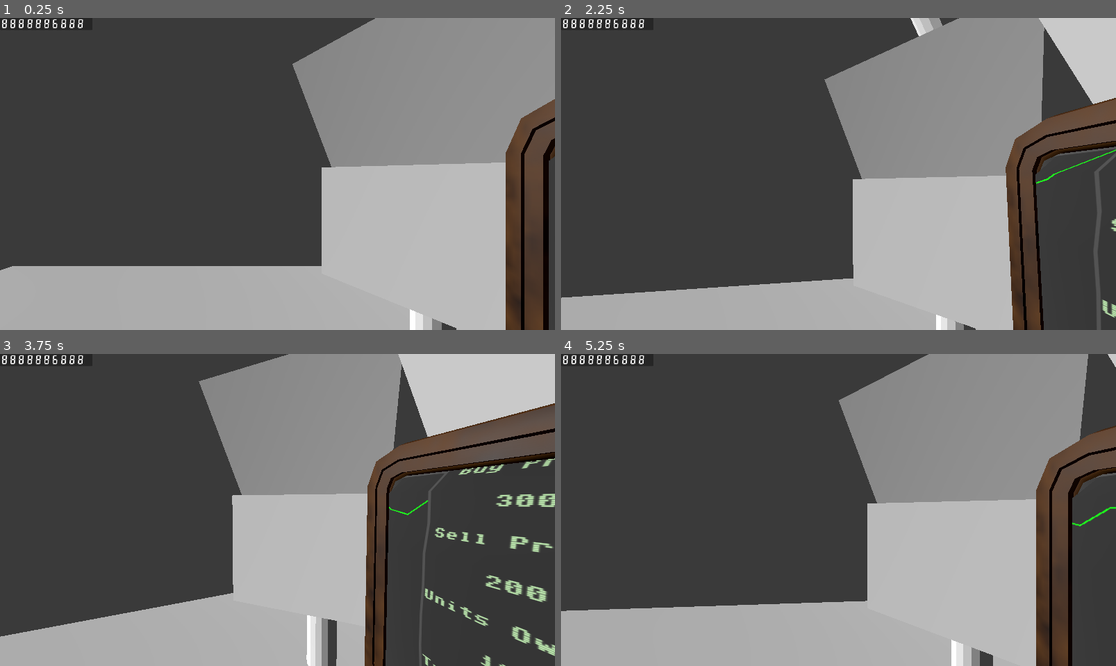
Above: before the commit, frames 1-4 (two rows, left to right).
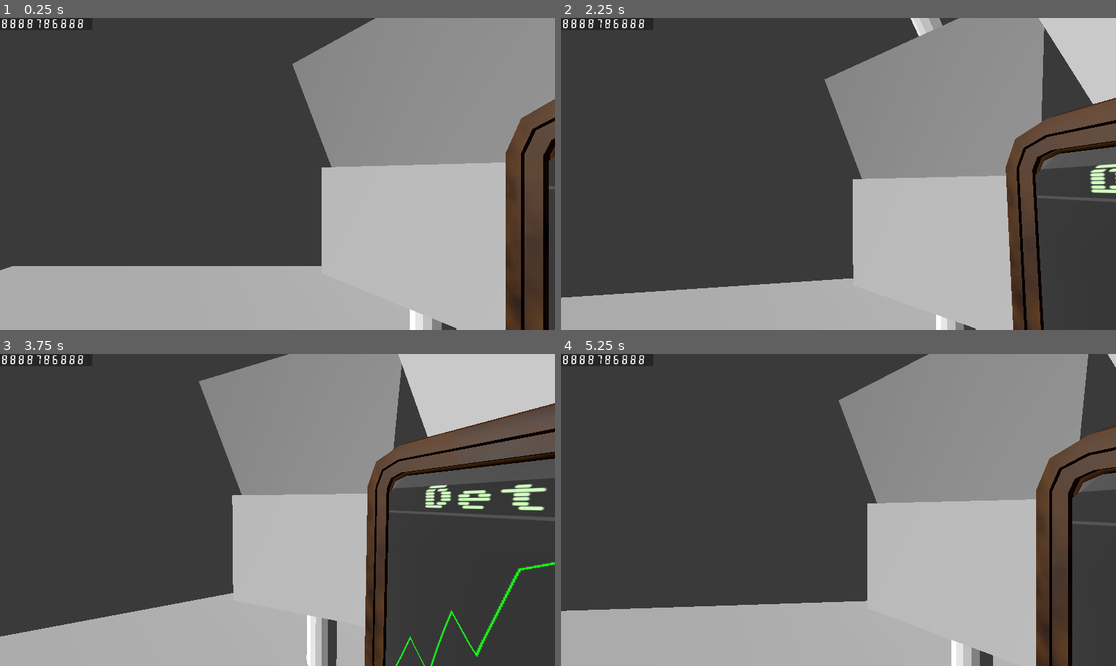
Above: after the commit, the same moments.

Repository: ALP-Games/bubble
Game: Godot game, scene res://Scenes/world_3d.tscn
Two runs of this game, one before a commit and one after it. Both use one fixed random seed, a clock stepped at 60 frames per second and the inputs below.
Inputs (mouse positions are in pixels of both pictures, inside the frame that each line leads up to):
- Up to frame 1 (0.25 s): no input
- Up to frame 2 (2.25 s): tap Enter at 0.5, 2 s; move the mouse to (866, 174) at 0.52 s; tap Space at 1.25 s; move the mouse to (810, 174) at 1.27 s; move the mouse to (849, 167) at 2.02 s
- Up to frame 3 (3.75 s): move the mouse to (271, 516) at 2.77 s; tap Space at 3.5 s; move the mouse to (316, 513) at 3.52 s
- Up to frame 4 (5.25 s): move the mouse to (794, 506) at 4.27 s; tap Enter at 5 s; move the mouse to (844, 510) at 5.02 s

The runs differ from the first frame. In frame 1, less than 0.1% of the frame differs, in the area x 6-100%, y 0-55%; in frame 2, 1.3%; in frame 3, 4.2%, in the area x 6-100%, y 0-100%; in frame 4, 0.4%.

Commit message:
ui fiddle
margin override to fit monitor

Diff:
--- a/Scenes/monitor.tscn
+++ b/Scenes/monitor.tscn
@@ -182,5 +182,6 @@
 
 [node name="SubViewport" type="SubViewport" parent="."]
 size = Vector2i(640, 480)
+size_2d_override = Vector2i(1385, 895)
 
 [node name="StockUI" parent="SubViewport" instance=ExtResource("3_e8ho8")]
--- a/Scenes/world_3d.tscn
+++ b/Scenes/world_3d.tscn
@@ -71,7 +71,7 @@
 theme_override_fonts/normal_font = SubResource("FontVariation_tyelc")
 theme_override_font_sizes/normal_font_size = 41
 bbcode_enabled = true
-text = "8888886888"
+text = "8888786888"
 scroll_active = false
 
 [node name="Monitor" parent="." instance=ExtResource("3_qc2cn")]
--- a/UI/stock_ui.tscn
+++ b/UI/stock_ui.tscn
@@ -18,10 +18,10 @@
 layout_mode = 0
 offset_right = 640.0
 offset_bottom = 480.0
-theme_override_constants/margin_left = 20
-theme_override_constants/margin_top = 20
-theme_override_constants/margin_right = 20
-theme_override_constants/margin_bottom = 20
+theme_override_constants/margin_left = 30
+theme_override_constants/margin_top = 30
+theme_override_constants/margin_right = 30
+theme_override_constants/margin_bottom = 30
 
 [node name="HBoxContainer" type="HBoxContainer" parent="MarginContainer"]
 layout_mode = 2
@@ -79,6 +79,7 @@
 
 [node name="SellPriceLabel" type="Label" parent="MarginContainer/HBoxContainer/MarginContainer/VBoxContainer"]
 layout_mode = 2
+size_flags_horizontal = 4
 size_flags_vertical = 6
 text = "Sell Price:"
 label_settings = ExtResource("3_6odb4")
@@ -95,6 +96,7 @@
 
 [node name="UnitsOwnedLabel" type="Label" parent="MarginContainer/HBoxContainer/MarginContainer/VBoxContainer"]
 layout_mode = 2
+size_flags_horizontal = 4
 size_flags_vertical = 6
 text = "Units Owned:"
 label_settings = ExtResource("3_6odb4")
